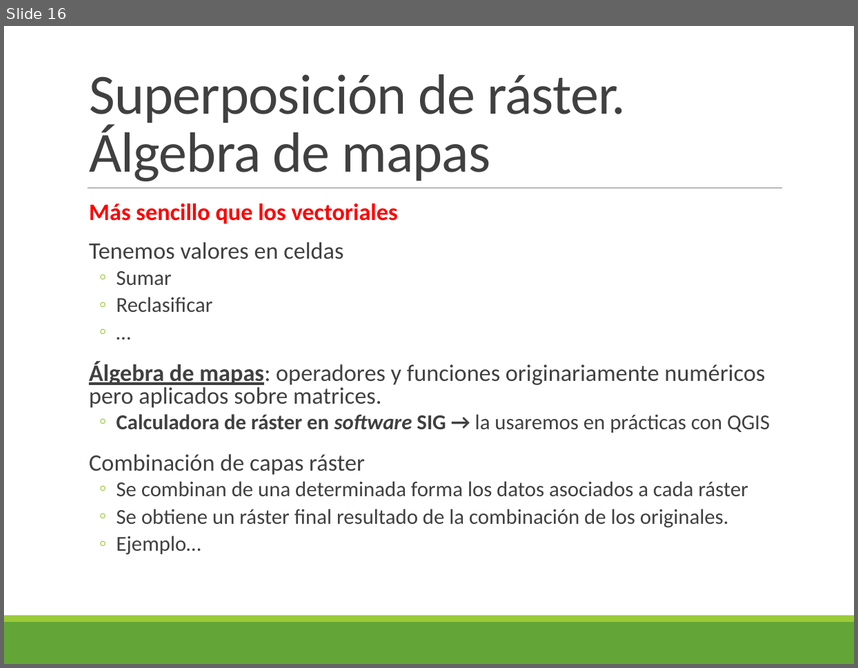
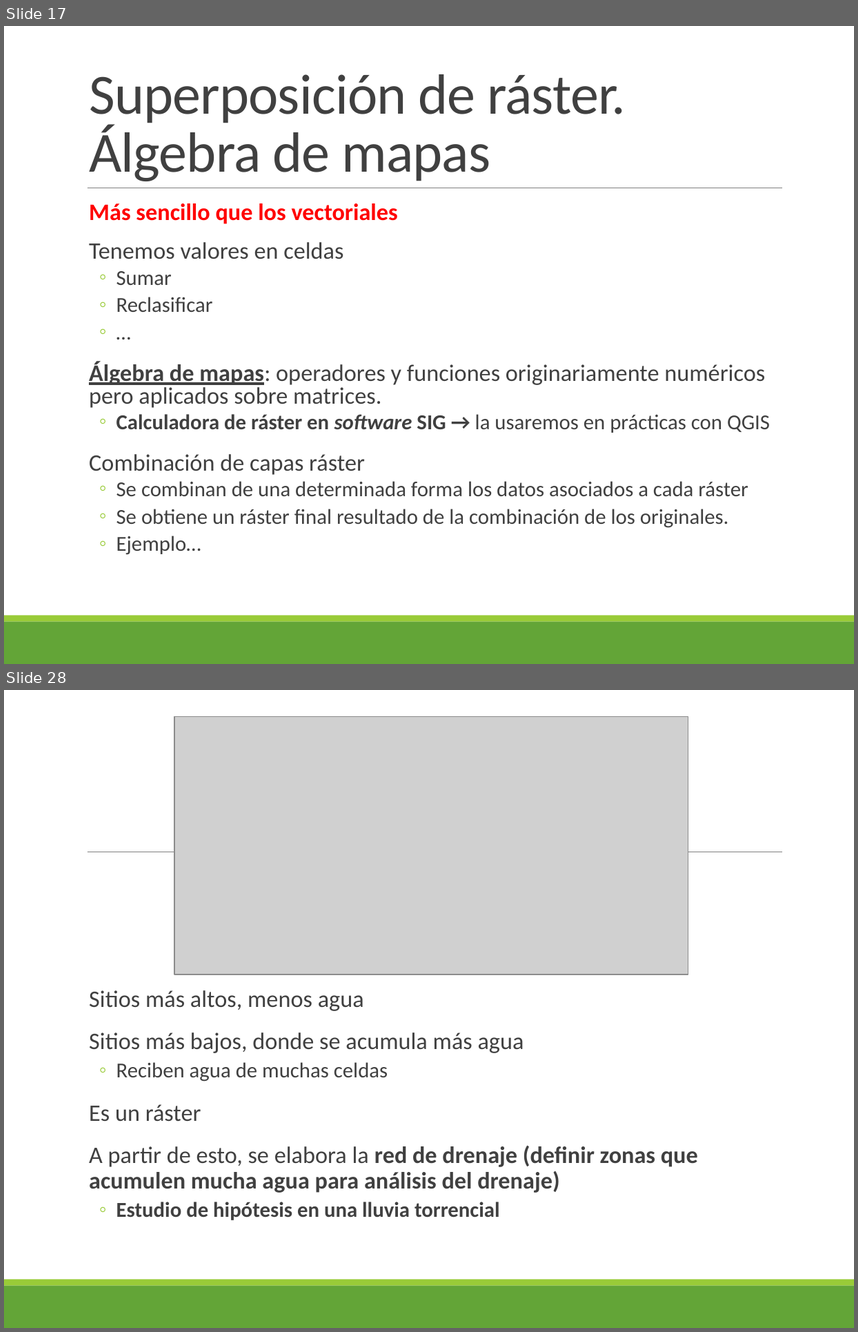
Before and after one commit to alonso-bh/SIG, a slide deck: T5/Tema 5.pptx. Shown one above the other, each under a label of ours: slide 16 before the commit, slides 17 and 28 after it; the slides between them are not shown. The pictures are 858x668 and 858x1332 pixels, drawn with LibreOffice and Linux fonts; fonts in the diff are those of the drawing; grey boxes stand for pictures. Boxes give left, top, right and bottom in pixels: in the first picture for what was removed or moved away, otherwise in the second. Text is boxed around its words. In the diff, an @@ line names an element or a change of style, - is before the commit and + after.

```diff
--- a/T5/Tema 5.pptx
+++ b/T5/Tema 5.pptx
@@ slide 28 added at <box>4,690,854,1328</box>, background #FFFFFF; not listed: 3 template elements that a slide beside it also shows @@
@@ picture added at <box>174,716,688,974</box> @@
@@ text added at <box>89,990,698,1220</box>, 20 pt, text #404040 @@
+  Sitios más altos, menos agua
+  Sitios más bajos, donde se acumula más agua
+  ◦ Reciben agua de muchas celdas
+  Es un ráster
+  A partir de esto, se elabora la red de drenaje (definir zonas que acumulen mucha agua para análisis del drenaje)
+  ◦ Estudio de hipótesis en una lluvia torrencial
@@ what was slide 16 is now slide 17 @@
```
Also in this commit, not shown: 7 slides changed, 20 other slides added, 36 other files.
